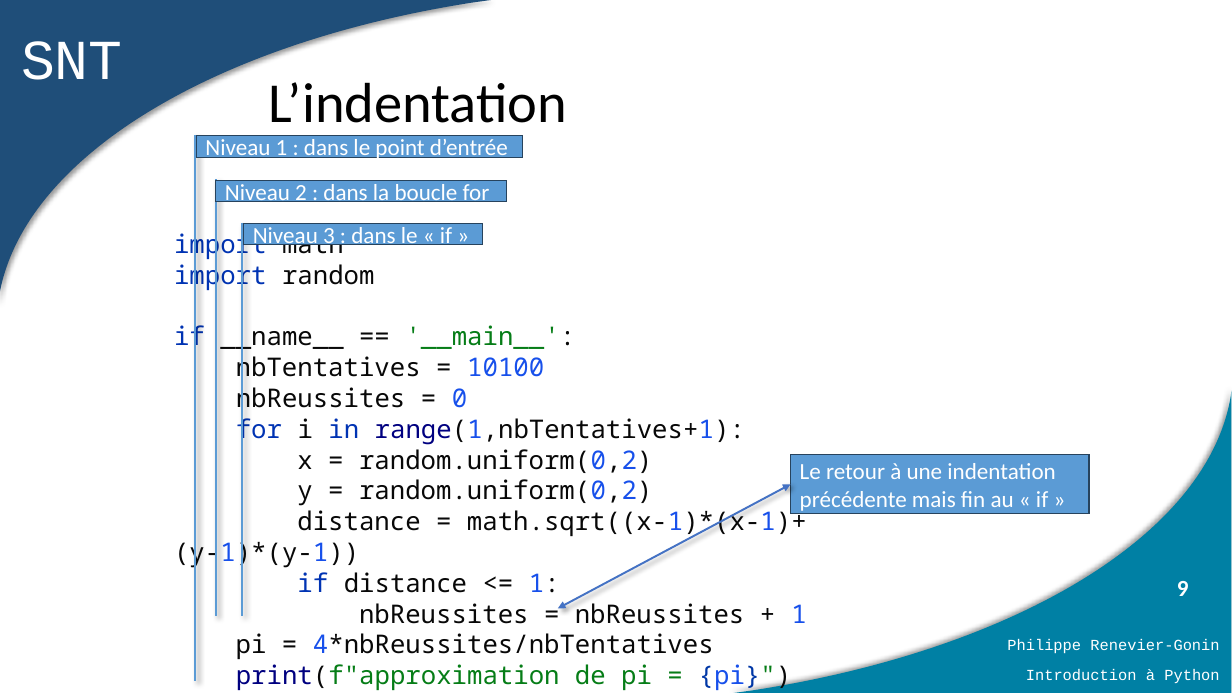
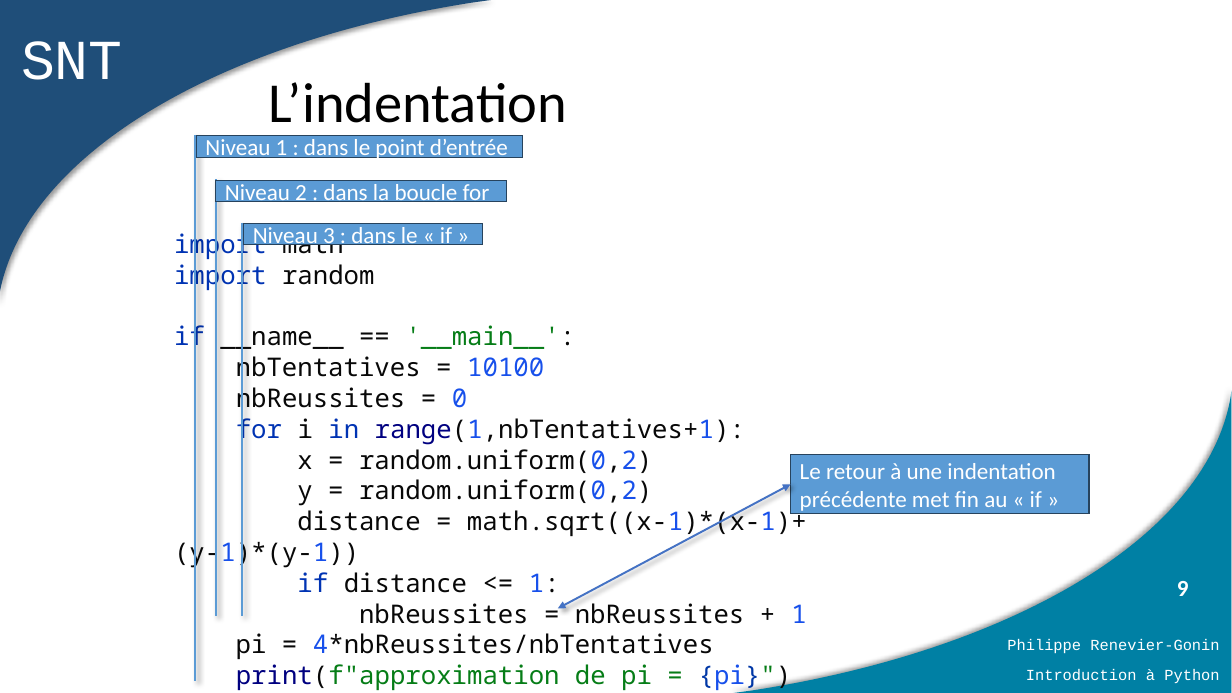
Before and after one commit to PhilippeRenevierGonin/snt, a slide deck: slide 9 of 01_python/cours/02_présentation de python.pptx. Drawn at 1232x693 pixels with LibreOffice and Linux fonts; fonts in the diff are those of the drawing. Boxes give left, top, right and bottom in pixels: in the first picture for what was removed or moved away, otherwise in the second. Text is boxed around its words. In the diff, an @@ line names an element or a change of style, - is before the commit and + after.

```diff
--- a/01_python/cours/02_présentation de python.pptx
+++ b/01_python/cours/02_présentation de python.pptx
@@ text in rectangle at (x1=800, y1=463, x2=1055, y2=511): text changed @@
-Le retour à une indentation précédente mais fin au « if »
+Le retour à une indentation précédente met fin au « if »
```
Also in this commit, not shown: 1 other slide changed, 9 other files.
